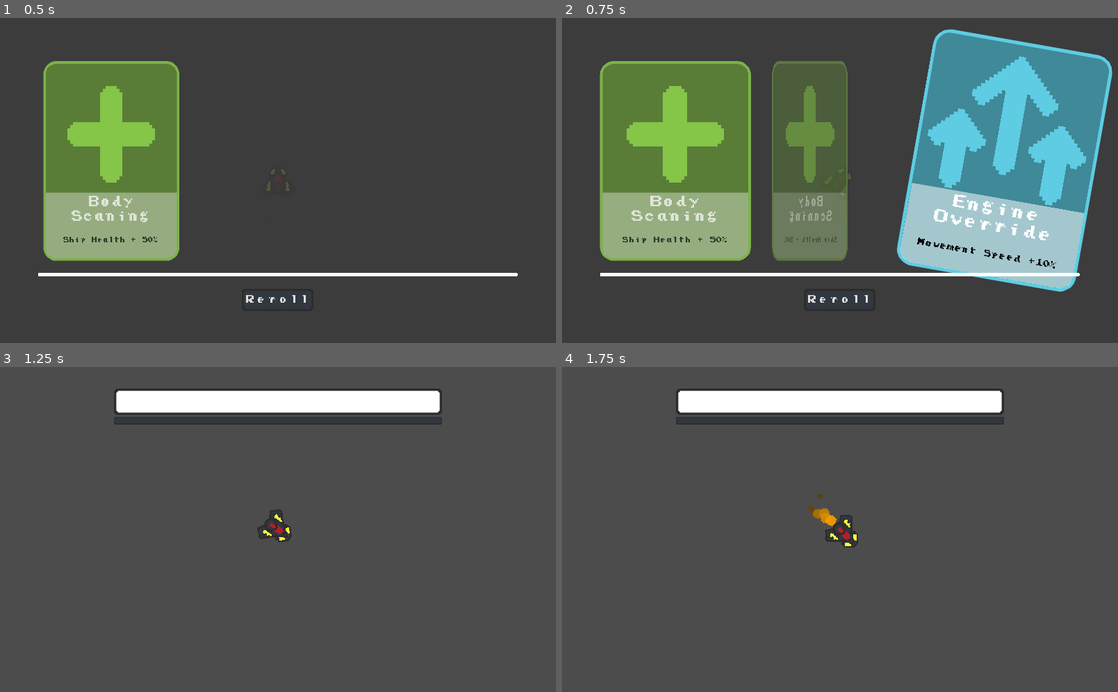
Above: before the commit, frames 1-4 (two rows, left to right).
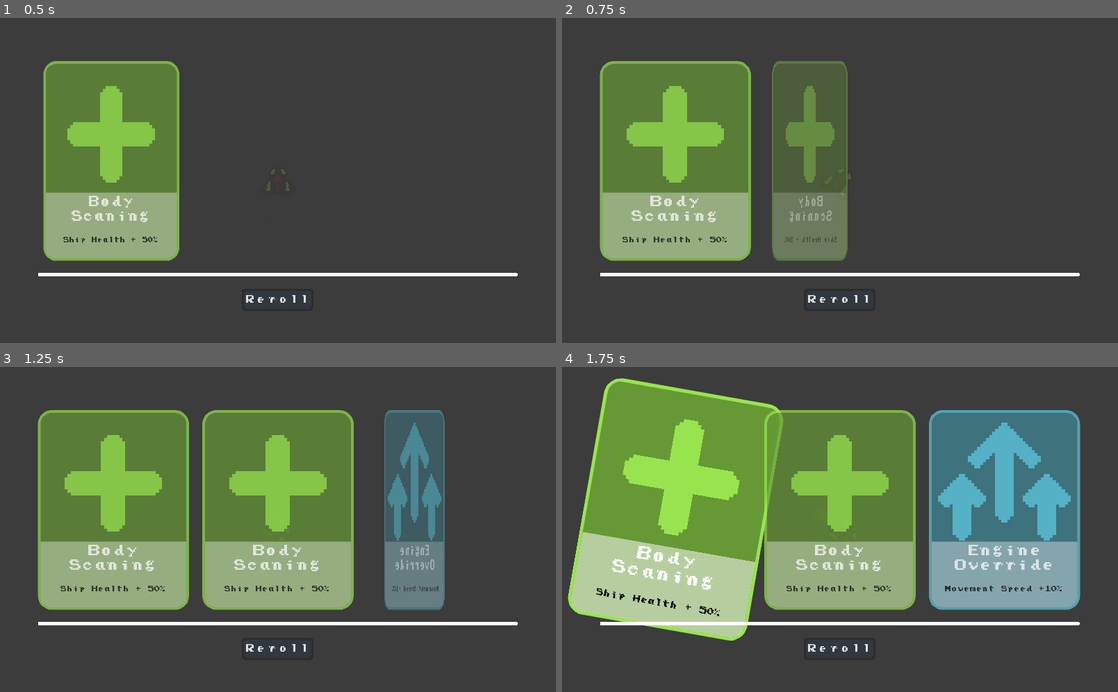
Above: after the commit, the same moments.

Repository: Xusk947/RivoSpace
Game: Godot game, scene res://GameManager.tscn
Two runs of this game, one before a commit and one after it. Both use one fixed random seed, a clock stepped at 60 frames per second and the inputs below.
Inputs (mouse positions are in pixels of both pictures, inside the frame that each line leads up to):
- Up to frame 1 (0.5 s): no input
- Up to frame 2 (0.75 s): move the mouse to (962, 164) at 0.52 s; hold D (move_right) from 0.53 s (still down); hold K from 0.53 s (still down); click (962, 164) at 0.67 s
- Up to frame 3 (1.25 s): keep holding D (move_right); keep holding K
- Up to frame 4 (1.75 s): move the mouse to (728, 545) at 1.27 s; release D (move_right) at 1.28 s; release K at 1.28 s; hold S (move_down) from 1.28 s (still down); tap K at 1.35 s

Frame 1 is identical in both runs. In frame 2, 24% of the frame differs, in the area x 60-99%, y 3-85%; in frame 3, 43%; in frame 4, 61%, in the area x 1-94%, y 3-91%.

Commit message:
Added VFX and some audio for this, Fix Card Selection Bug

Diff:
--- /dev/null
+++ b/content/entities/VFX.tscn
@@ -0,0 +1,6 @@
+[gd_scene load_steps=2 format=2]
+
+[ext_resource path="res://scripts/entities/VFX.gd" type="Script" id=1]
+
+[node name="VFX" type="AudioStreamPlayer2D"]
+script = ExtResource( 1 )
--- a/content/units/Trasher.tscn
+++ b/content/units/Trasher.tscn
@@ -17,7 +17,7 @@
 collision_layer = 15
 collision_mask = 4
 script = ExtResource( 1 )
-max_health = 100.0
+max_health = 50.0
 move_speed = 3.2
 max_speed = 300.0
 rotation_speed = 5.0
--- a/content/units/weapons/Trasher.tres
+++ b/content/units/weapons/Trasher.tres
@@ -1,7 +1,9 @@
-[gd_resource type="Resource" load_steps=3 format=2]
+[gd_resource type="Resource" load_steps=5 format=2]
 
 [ext_resource path="res://scripts/units/weapons/WeaponType.gd" type="Script" id=1]
 [ext_resource path="res://sprites/units/weapons/trasher-weapon.png" type="Texture" id=2]
+[ext_resource path="res://sounds/fx/Laser-Shoot-Small-2.wav" type="AudioStream" id=3]
+[ext_resource path="res://sounds/fx/Laser-Shoot-Small-1.wav" type="AudioStream" id=4]
 
 [resource]
 script = ExtResource( 1 )
@@ -14,3 +16,4 @@
 one_shot = true
 bullet = "res://content/units/bullets/WeakBullet.tscn"
 texture = ExtResource( 2 )
+shoot_sounds = [ ExtResource( 4 ), ExtResource( 3 ) ]
--- a/content/units/weapons/basic.tres
+++ b/content/units/weapons/basic.tres
@@ -1,7 +1,9 @@
-[gd_resource type="Resource" load_steps=3 format=2]
+[gd_resource type="Resource" load_steps=5 format=2]
 
 [ext_resource path="res://scripts/units/weapons/WeaponType.gd" type="Script" id=1]
 [ext_resource path="res://sprites/units/weapons/basic-weapon.png" type="Texture" id=2]
+[ext_resource path="res://sounds/fx/Laser-Shoot-1.wav" type="AudioStream" id=3]
+[ext_resource path="res://sounds/fx/Laser-Shoot-2.wav" type="AudioStream" id=4]
 
 [resource]
 script = ExtResource( 1 )
@@ -14,3 +16,4 @@
 one_shot = true
 bullet = "res://content/units/bullets/Bullet.tscn"
 texture = ExtResource( 2 )
+shoot_sounds = [ ExtResource( 3 ), ExtResource( 4 ) ]
--- a/project.godot
+++ b/project.godot
@@ -88,6 +88,11 @@
 "class": "Unit",
 "language": "GDScript",
 "path": "res://scripts/units/Unit.gd"
+}, {
+"base": "AudioStreamPlayer2D",
+"class": "VFX",
+"language": "GDScript",
+"path": "res://scripts/entities/VFX.gd"
 }, {
 "base": "Node2D",
 "class": "VanishingText",
@@ -121,6 +126,7 @@
 "Player": "",
 "SceneHolder": "",
 "Unit": "",
+"VFX": "",
 "VanishingText": "",
 "Weapon": "",
 "WeaponType": ""
--- /dev/null
+++ b/scripts/entities/VFX.gd
@@ -0,0 +1,13 @@
+extends AudioStreamPlayer2D
+class_name VFX
+
+var _inited:bool
+
+func _ready():
+	if _inited: return
+	_inited = true
+	connect("finished", self, "_sound_finished")
+
+func _sound_finished():
+	stream = null
+	Pool.return_node(self)
--- a/scripts/game/GameManager.gd
+++ b/scripts/game/GameManager.gd
@@ -81,6 +81,13 @@
 	get_card(team).add(card)
 	selected_cards.append(card)
 
+func play_sound(audio:AudioStream, position:Vector2 = Vector2.ZERO):
+	var stream:VFX = Pool.take_node(Res.VFX)
+	add_child(stream)
+	stream.stream = audio
+	stream.position = position
+
+	stream.play()
 func get_card(team:Color) -> Card:
 	if cards.has(team.to_html(false)):
 		print("Return Existed Card:", cards[team.to_html(false)])
--- a/scripts/game/Res.gd
+++ b/scripts/game/Res.gd
@@ -6,7 +6,7 @@
 # Enviroment / Entities
 var expiriance = "res://content/entities/Exp.tscn"
 var vanishing_text = "res://content/entities/VanishText.tscn"
-
+var VFX = "res://content/entities/VFX.tscn"
 # Units
 var unit = "res://content/units/Unit.tscn" # UNIT BASE LOAD FROM PULL AUTOMATICLY
 var trasher = "res://content/units/Trasher.tscn"
@@ -32,6 +32,14 @@
 # Fx
 var death_fx = "res://content/fx/Explosion.tscn"
 var hit_fx = "res://content/fx/HitFx.tscn"
+
+# Sounds / VFX
+var unit_death_fx:Array = [
+	preload("res://sounds/fx/Explosion-1.wav")
+]
+var card_select:AudioStream = preload("res://sounds/fx/Card-Select-1.wav")
+var card_apply:AudioStream = preload("res://sounds/fx/Card-Apply.wav")
+var level_up:AudioStream = preload("res://sounds/fx/Powerup.wav")
 
 func reset_cards_out():
 	cards_to_drop = all_cards.duplicate()
--- a/scripts/scenes/GameScene.gd
+++ b/scripts/scenes/GameScene.gd
@@ -14,7 +14,7 @@
 # --- EXPIRIANCE ---
 var expiriance_level:int # Current Level
 var expiriance_progress:float # How many Exp points Players has
-var expiriance_max_progress:float = 100 # Exp points to new level
+var expiriance_max_progress:float = 25 # Exp points to new level
 signal level_up(current_level) # Sends signal when expiriance reach max level
 # --- CARDS ---
 var card_to_spawn:Array = []
@@ -44,20 +44,18 @@
 ## Optionally check if expiriance > max expiriance => level up
 func add_expiriance(amount:float):
 	expiriance_progress += amount
+	Events.emit_signal("expiriance_gained", {
+		expiriance = expiriance_progress,
+	})
 	if expiriance_progress >= expiriance_max_progress:
+		expiriance_progress = expiriance_progress - expiriance_max_progress
+		expiriance_level += 1
 		expiriance_max_progress *= 1.2
-		expiriance_progress = expiriance_max_progress - expiriance_progress
-		expiriance_level += 1
-		Events.emit_signal("level_up", {level = expiriance_level})
+		Events.emit_signal("level_up", {level = expiriance_level, max_expiriance = expiriance_max_progress, current_expiriance = expiriance_progress})
 		set_child_process(false)
 		_spawn_cards()
-	Events.emit_signal("expiriance_gained", {
-		expiriance = expiriance_progress + amount,
-		max_expiriance = expiriance_max_progress
-	})
 
 func _on_card_select(card):
-	print("FUCK YOU TONY")
 	GameManager.add_card(card, Res.team_alien)
 	_remove_cards()
 	set_child_process(true)
@@ -71,7 +69,6 @@
 func _process(_delta):
 	if len(card_to_spawn) > 0:
 		var card:CardHolder = card_to_spawn[0]
-		print(card.modulate.a)
 		if card.modulate.a == 0:
 			card.spawn(1)
 		if card.modulate.a > 0.69:
@@ -108,6 +105,9 @@
 # Remove All CardHolders when player select card
 func _remove_cards():
 	for child in card_holder.get_children():
+		if child is CardHolder:
+			child.anim.stop()
+			child.modulate.a = 1
 		card_holder.remove_child(child)
 
 	_update_game_ui(true)
--- a/scripts/ui/CardHolder.gd
+++ b/scripts/ui/CardHolder.gd
@@ -15,6 +15,7 @@
 func _ready():
 	needy = 0
 	added = false
+	modulate.a = 0
 	if card:
 		texture_rect.texture = card.texture
 		name_label.text = card.name
@@ -28,6 +29,7 @@
 	Events.connect("card_begin_selected", self, "_begin_select") # Start Disappear Animation
 
 func _process(delta):
+	if not added: return
 	if can_move:
 		rect_position = rect_position.linear_interpolate(Vector2(rect_position.x, needy), 0.01)
 		if needy == rect_position.y:
@@ -42,35 +44,41 @@
 	Events.emit_signal("card_begin_selected", self)
 
 func _begin_select(card_holder:CardHolder):
+	if not added: return
+	if anim.current_animation == "spawn": return
 	if card_holder == self:
 		anim.play("selected")
+		GameManager.play_sound(Res.card_apply)
 		needy = 1000
 		can_move = true
 	else:
 		anim.play("unselected")
-		print("Unselected")
 
 func end_select():
 	Events.emit_signal("card_selected", card)
 	Res.erase_card(card)
 
 func _pressed_down():
+	if not added: return
 	if anim.current_animation == "selected": return
 	if anim.current_animation == "unselected": return
 	if anim.current_animation == "spawn": return
 	anim.play("selected")
 # Touch outside the button
 func _mouse_exited():
+	if not added: return
 	if anim.current_animation == "selected": return
 	if anim.current_animation == "unselected": return
 	if anim.current_animation == "spawn": return
 	anim.play_backwards("hover")
 # Touch in Button
 func _mouse_entered():
+	if not added: return
 	if anim.current_animation == "selected": return
 	if anim.current_animation == "unselected": return
 	if anim.current_animation == "spawn": return
 	anim.play("hover")
+	GameManager.play_sound(Res.card_select)
 # Set pivot in Centre of all rect
 func _repair_pivot():
 	rect_pivot_offset = rect_size * rect_scale / 2
--- a/scripts/ui/ExpBar.gd
+++ b/scripts/ui/ExpBar.gd
@@ -4,7 +4,12 @@
 
 func _ready():
 	Events.connect("expiriance_gained", self, "_expiriance_gained")
+	Events.connect("level_up", self, "_level_up")
+	max_value = GameManager.scene_holder.expiriance_max_progress
 
 func _expiriance_gained(event):
+	value = event.expiriance
+
+func _level_up(event):
+	value = event.current_expiriance
 	max_value = event.max_expiriance
-	value = event.expiriance
--- a/scripts/ui/HealthBar.gd
+++ b/scripts/ui/HealthBar.gd
@@ -5,7 +5,8 @@
 
 func _ready():
 	min_value = 0
-	max_value = 100
+	max_value = 1
+	step = 0.001
 
 func _process(_delta):
 	if not player:
@@ -14,7 +15,7 @@
 	if player.killed:
 		_update_player()
 		return
-	value = player.health / player.max_health * 100
+	value = player.health / player.max_health * player.card.health_multiplayer
 
 func _update_player():
 	player = GameManager.get_player()
--- a/scripts/units/Unit.gd
+++ b/scripts/units/Unit.gd
@@ -145,6 +145,7 @@
 	fx.add()
 	if controller:
 		controller.on_kill()
+	GameManager.play_sound(Res.unit_death_fx[rand_range(0, len(Res.unit_death_fx))])
 	remove()
 
 func remove():
--- a/scripts/units/weapons/Weapon.gd
+++ b/scripts/units/weapons/Weapon.gd
@@ -18,7 +18,6 @@
 		_timer.autostart = true
 		add_child(_timer)
 
-
 func _process(delta):
 	if unit:
 		if not unit.target: return
@@ -30,6 +29,8 @@
 	if unit.can_shoot && unit.target:
 		for i in (type.shots + unit.card.bullet_adding):
 			_shoot(type.shoot_cone + unit.card.weapon_shoot_cone_adding)
+		if len(type.shoot_sounds) > 0:
+			GameManager.play_sound(type.shoot_sounds[rand_range(0, len(type.shoot_sounds))], unit.position)
 
 func _shoot(angle:float = 0):
 	var bullet:Bullet = Pool.take_node(type.bullet)
--- a/scripts/units/weapons/WeaponType.gd
+++ b/scripts/units/weapons/WeaponType.gd
@@ -10,3 +10,4 @@
 export var one_shot:bool = true
 export(String, FILE, "*.tscn") var bullet:String
 export var texture:Texture
+export(Array, AudioStream) var shoot_sounds
Not shown, added: sounds/fx/Card-Apply.wav.import
Not shown, added: sounds/fx/Card-Select-1.wav.import
Not shown, changed: sounds/fx/Explosion-1.wav.import
Not shown, added: sounds/fx/Laser-Shoot-Small-1.wav.import
Not shown, added: sounds/fx/Laser-Shoot-Small-2.wav.import
Not shown, added: sounds/fx/Powerup.wav.import
Not shown, added: sounds/fx/Card-Apply.wav
Not shown, added: sounds/fx/Card-Select-1.wav
Not shown, added: sounds/fx/Explosion-1.wav
Not shown, changed: sounds/fx/Laser-Shoot-1.wav
Not shown, changed: sounds/fx/Laser-Shoot-2.wav
Not shown, removed: sounds/fx/Laser-Shoot-3.wav
(and 3 more such lines)
